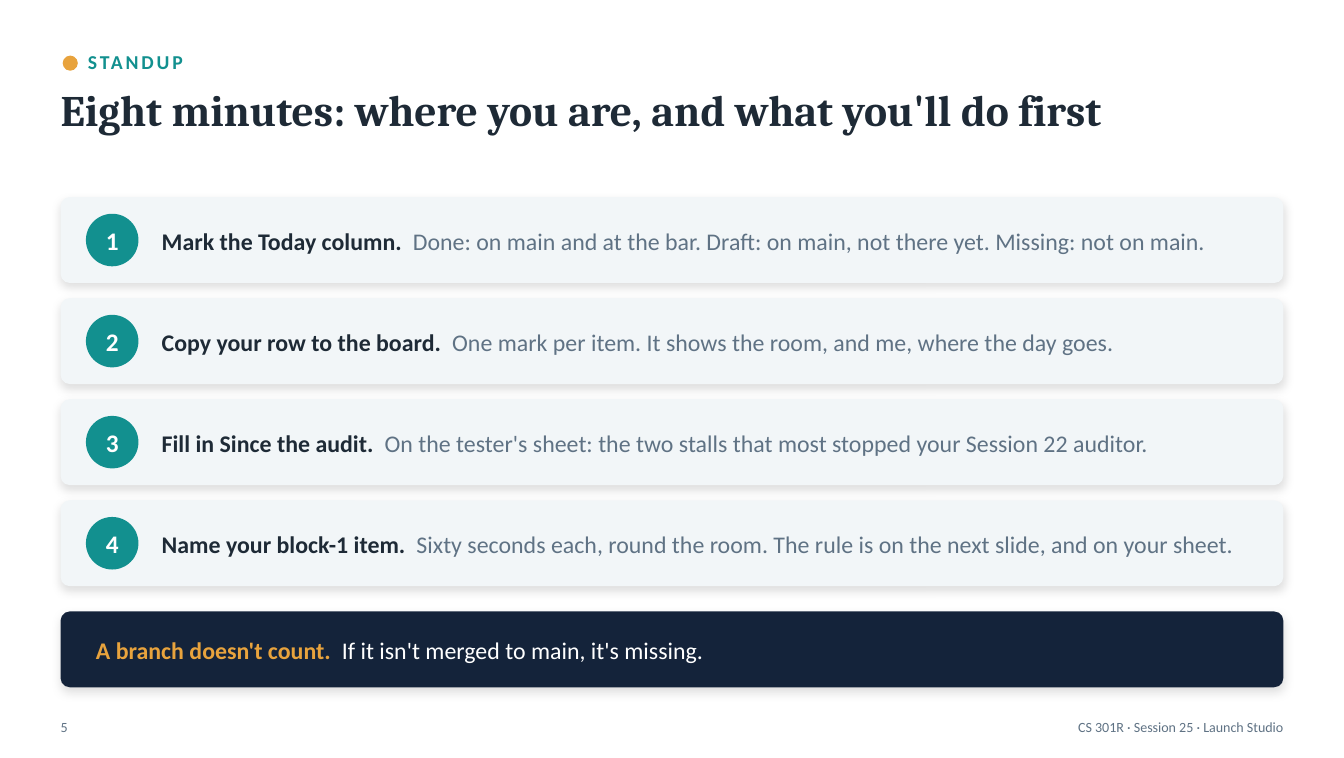
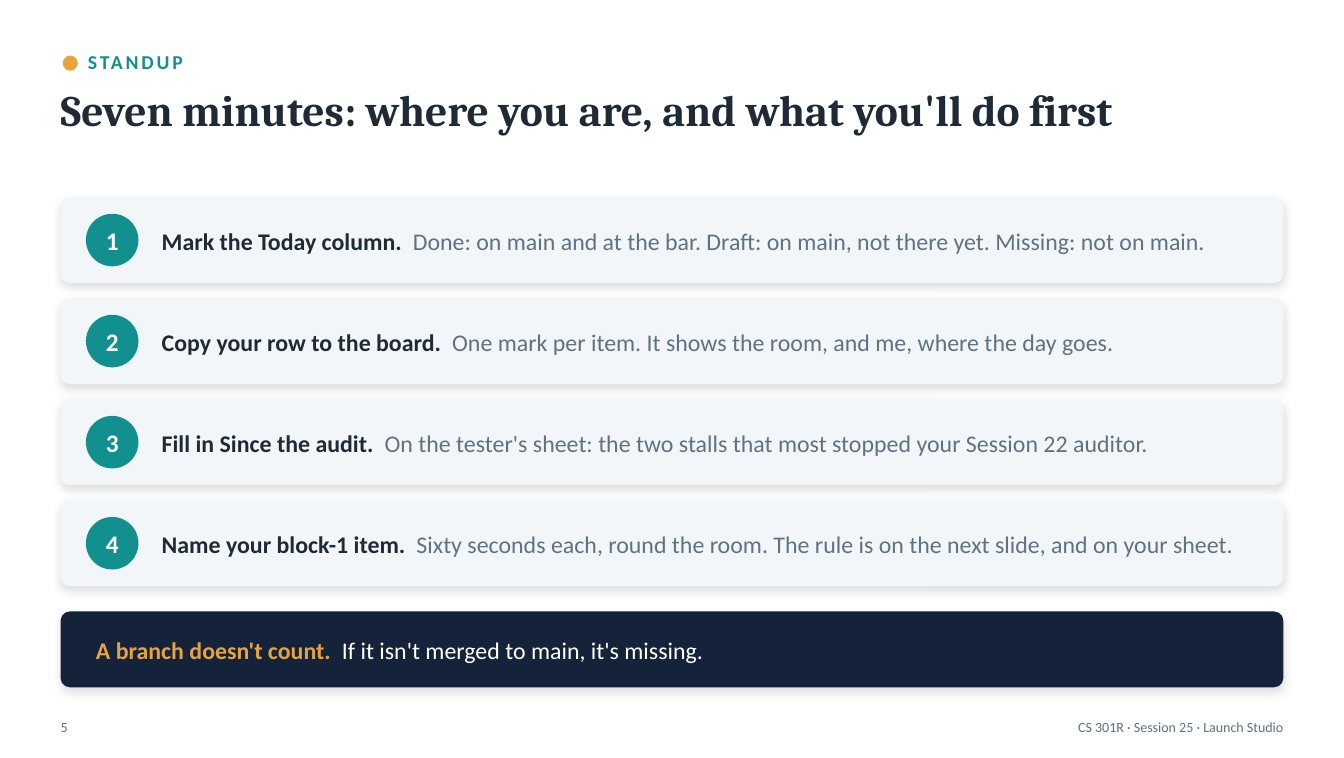
Before and after one commit to BYU-CS-Course-Ops/CS380, a slide deck: slide 5 of canvas_material/lectures/powerpoint/Session25-LaunchStudio.pptx. Drawn at 1344x758 pixels with LibreOffice and Linux fonts; fonts in the diff are those of the drawing. Boxes give left, top, right and bottom in pixels: in the first picture for what was removed or moved away, otherwise in the second. Text is boxed around its words. In the diff, an @@ line names an element or a change of style, - is before the commit and + after.

```diff
--- a/canvas_material/lectures/powerpoint/Session25-LaunchStudio.pptx
+++ b/canvas_material/lectures/powerpoint/Session25-LaunchStudio.pptx
@@ text at <box>61,95,1112,136</box>: text changed @@
-Eight minutes: where you are, and what you'll do first
+Seven minutes: where you are, and what you'll do first
```
Also in this commit, not shown: 3 other slides changed, 1 slide added, 17 other files.
